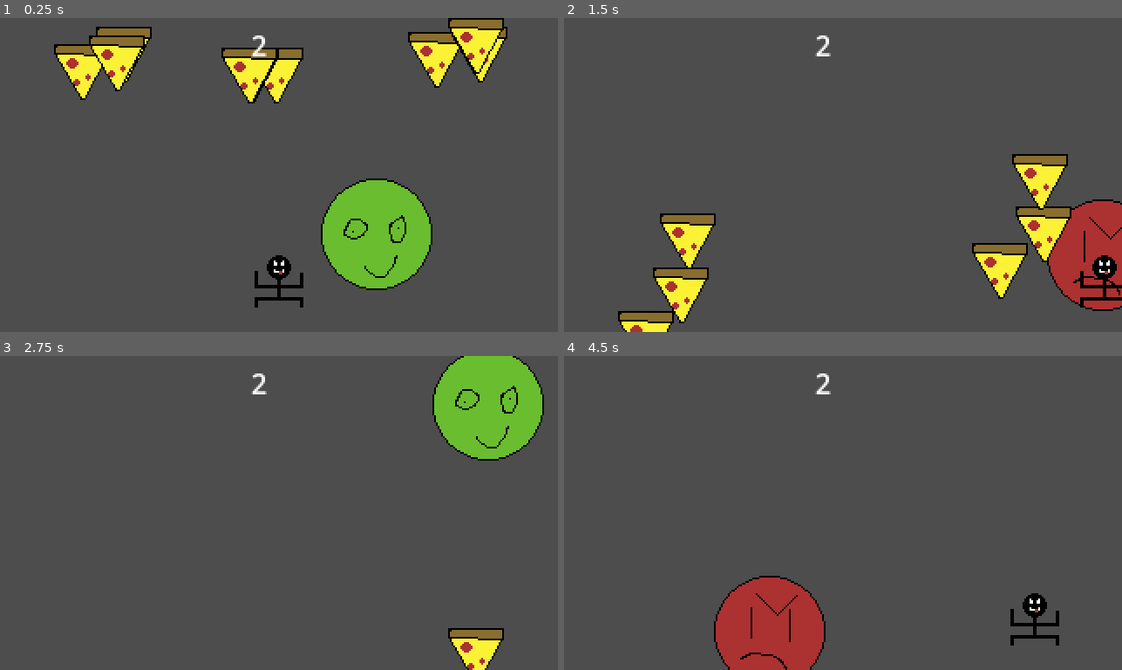
Above: before the commit, frames 1-4 (two rows, left to right).
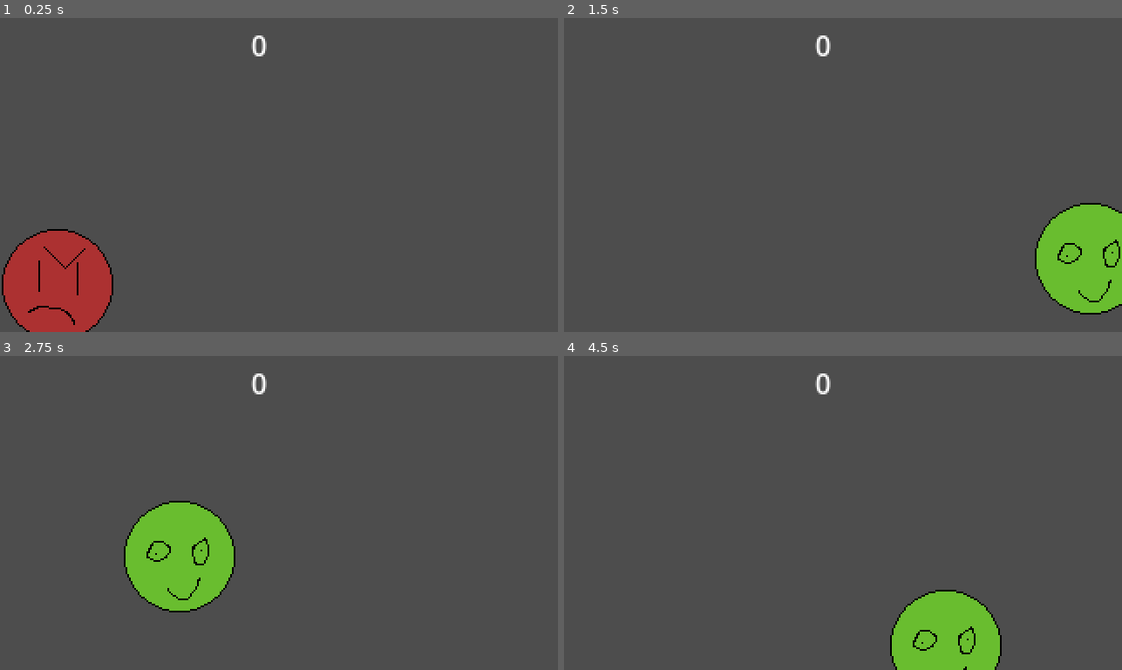
Above: after the commit, the same moments.

Repository: FawnTheDog/wario_ware_game
Game: Godot game, scene res://nodes/main.tscn
Same seed, same stepped clock (60 frames per second), same inputs: the game is played once before the commit and once after it. This scene is started directly instead of the project's main scene.
Inputs (mouse positions are in pixels of both pictures, inside the frame that each line leads up to):
- Up to frame 1 (0.25 s): no input
- Up to frame 2 (1.5 s): tap Enter at 0.5 s; move the mouse to (965, 159) at 0.52 s; hold D (right) 0.53-1.28 s; click (965, 159) at 0.6 s; move the mouse to (731, 190) at 1.27 s; hold Down from 1.28 s (still down); click (731, 190) at 1.35 s
- Up to frame 3 (2.75 s): move the mouse to (334, 443) at 2.02 s; release Down at 2.03 s; hold D (right) from 2.03 s (still down); tap Alt at 2.1 s; click (334, 443) at 2.3 s
- Up to frame 4 (4.5 s): move the mouse to (815, 575) at 2.77 s; release D (right) at 2.78 s; hold Up 2.78-3.53 s; tap Shift at 2.85 s; click (815, 575) at 3.05 s; tap Space at 3.5 s; move the mouse to (1010, 560) at 3.52 s; hold A (left) from 3.53 s (still down); click (1010, 560) at 3.6 s; move the mouse to (675, 465) at 4.27 s; click (675, 465) at 4.35 s

The runs differ from the first frame. In frame 1, 18% of the frame differs, in the area x 0-91%, y 0-100%; in frame 2, 10%; in frame 3, 12%; in frame 4, 10%.

Commit message:
omg added main menu and almost done with finishing foodcatcher game.
:3

Diff:
--- a/nodes/main.tscn
+++ b/nodes/main.tscn
@@ -1,17 +1,14 @@
 [gd_scene format=3 uid="uid://dg5p1f4lcj6to"]
 
-[ext_resource type="PackedScene" uid="uid://dygfh7v5tpy0k" path="res://nodes/smile.tscn" id="1_xpfdc"]
+[ext_resource type="Script" uid="uid://bfrfrpygumwo8" path="res://scripts/main.gd" id="1_ufc4x"]
 [ext_resource type="Script" uid="uid://mdswcgr62j7h" path="res://scripts/collision_shape_2d.gd" id="2_a3ry3"]
-[ext_resource type="PackedScene" uid="uid://dbap6h4o5ykgk" path="res://nodes/food_catcher.tscn" id="3_ufc4x"]
-[ext_resource type="Script" uid="uid://bu8478a56jsat" path="res://nodes/label.gd" id="4_k8dvw"]
+[ext_resource type="Script" uid="uid://bu8478a56jsat" path="res://scripts/label.gd" id="4_k8dvw"]
 
 [sub_resource type="CircleShape2D" id="CircleShape2D_xpfdc"]
 radius = 1.0
 
 [node name="main" type="Node2D" unique_id=686451725]
-
-[node name="smile" parent="." unique_id=2019051514 instance=ExtResource("1_xpfdc")]
-position = Vector2(45, 25)
+script = ExtResource("1_ufc4x")
 
 [node name="mouse" type="Area2D" parent="." unique_id=290823113]
 collision_layer = 2
@@ -21,11 +18,13 @@
 shape = SubResource("CircleShape2D_xpfdc")
 script = ExtResource("2_a3ry3")
 
-[node name="food_catcher" parent="." unique_id=310336618 instance=ExtResource("3_ufc4x")]
-
 [node name="Label" type="Label" parent="." unique_id=577315154]
 offset_left = 144.0
 offset_top = 4.0
 offset_right = 184.0
 offset_bottom = 27.0
 script = ExtResource("4_k8dvw")
+
+[node name="Timer" type="Timer" parent="." unique_id=1311971985]
+wait_time = 10.0
+one_shot = true
--- a/nodes/main_menu.tscn
+++ b/nodes/main_menu.tscn
@@ -1,7 +1,7 @@
 [gd_scene format=3 uid="uid://i2ihgiybu6m7"]
 
 [ext_resource type="Texture2D" uid="uid://bm6b4a35oq8cw" path="res://assets/main_menu.png" id="1_arvow"]
-[ext_resource type="Script" uid="uid://y2e8v4gw0m11" path="res://nodes/button.gd" id="2_urejr"]
+[ext_resource type="Script" uid="uid://y2e8v4gw0m11" path="res://scripts/button.gd" id="2_urejr"]
 
 [sub_resource type="StyleBoxFlat" id="StyleBoxFlat_arvow"]
 bg_color = Color(0.6, 0.6, 0.6, 0)
--- a/project.godot
+++ b/project.godot
@@ -11,7 +11,7 @@
 [application]
 
 config/name="warioware rythym"
-run/main_scene="uid://i2ihgiybu6m7"
+run/main_scene="uid://dbap6h4o5ykgk"
 config/features=PackedStringArray("4.6", "GL Compatibility")
 config/icon="res://icon.svg"
 
--- a/nodes/button.gd
+++ b/scripts/button.gd
@@ -4,3 +4,4 @@
 
 func _on_pressed() -> void:
 	print("Start Game!")
+	get_tree().change_scene_to_file("res://nodes/main.tscn")
--- /dev/null
+++ b/scripts/main.gd
@@ -0,0 +1,13 @@
+extends Node2D
+
+@onready var timer = $Timer
+var games = [preload("res://nodes/smile.tscn")] #preload("res://scripts/food_catcher.gd")]
+var chosen_game
+var game_instance
+
+func _process(delta: float) -> void:
+	if timer.time_left == 0:
+		timer.start()
+		chosen_game = games[0]
+		game_instance = chosen_game.instantiate()
+		add_child(game_instance)
--- a/scripts/pizza.gd
+++ b/scripts/pizza.gd
@@ -7,6 +7,8 @@
 
 func _physics_process(delta: float) -> void:
 	global_position.y += speed
+	if global_position.y > 300:
+		queue_free()
 
 
 
--- a/scripts/smile.gd
+++ b/scripts/smile.gd
@@ -3,27 +3,34 @@
 @onready var sprite: Sprite2D = $Sprite2D
 @onready var cooldown: Timer = $cooldown
 var frames = [0,1,1,1]
+var length = int(randf_range(5,8))
+var index = 0
 
 func position():
 	sprite.frame = frames[randf_range(0,3)]
 	global_position.x = randf_range(320, 0)
 	global_position.y = randf_range(180, 0 )
-	print(global_position)
 	cooldown.start()
+	index += 1
 
 func _ready() -> void:
 	position()
+	print(length)
 
 
 func _physics_process(_delta: float) -> void:
-	if Input.is_action_just_pressed("click") and self.has_overlapping_areas():
-		if sprite.frame == 0:
-			pass
-			global_script.score -= 1
-		else:
-			pass
-			global_script.score += 1
-		position()
-	if cooldown.time_left == 0:
-		position()
-		cooldown.start()
+	if index != length:
+		if Input.is_action_just_pressed("click") and self.has_overlapping_areas():
+			if sprite.frame == 0:
+				pass
+				global_script.score -= 1
+			else:
+				pass
+				global_script.score += 1
+			position()
+		if cooldown.time_left == 0:
+			position()
+			cooldown.start()
+	else:
+		if cooldown.time_left == 0:
+			queue_free()
Renamed: nodes/button.gd.uid -> scripts/button.gd.uid
Renamed: nodes/label.gd -> scripts/label.gd
Renamed: nodes/label.gd.uid -> scripts/label.gd.uid
Not shown, added: scripts/main.gd.uid
Not shown, added: nodes/food_catcher.tscn498407707.tmp
Not shown, added: nodes/main.tscn1086493631.tmp
Not shown, added: nodes/main.tscn1092098277.tmp
